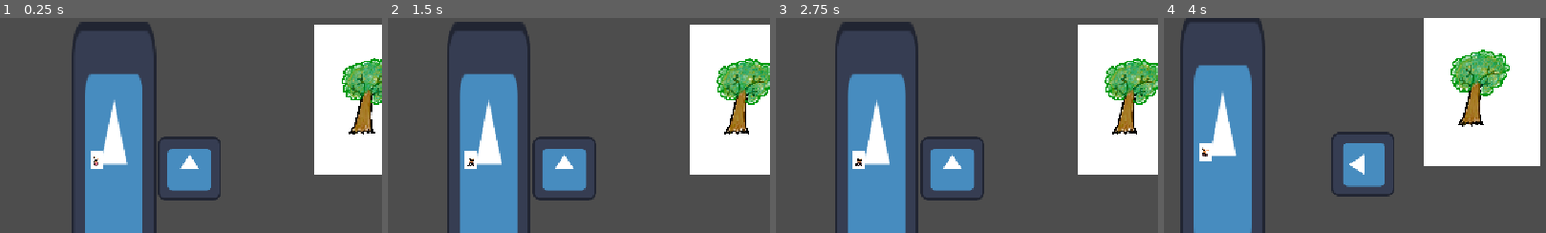
Above: before the commit, frames 1-4 (left to right).
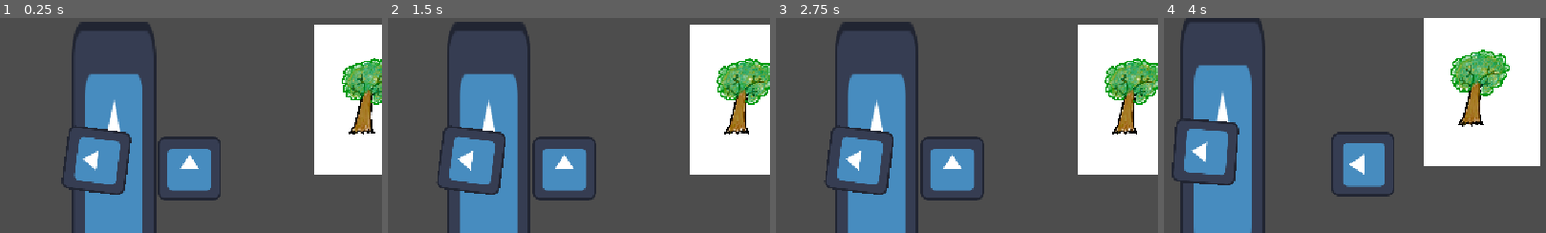
Above: after the commit, the same moments.

Repository: ygrecky/GameJam1
Game: Godot game, scene res://scenes/game_controller.tscn
The game is run twice, just before and just after one commit, with the same random seed, the same clock (stepped at 60 frames per second) and the same inputs. The engine's default icon, where the game draws it, is replaced by a stand-in: a white triangle on a blue panel in a dark square.
Inputs (mouse positions are % of the whole screen's width and height, from its top left):
- Up to frame 1 (0.25 s): no input
- Up to frame 2 (1.5 s): click "Next" at 0.5 s; click "Next" at 1.25 s
- Up to frame 3 (2.75 s): click (28, 89) at 2.02 s
- Up to frame 4 (4 s): click (37, 89) at 2.75 s; tap Enter at 3.5 s; hold Right (right) from 3.53 s (still down); hold 1 (Slot 1) from 3.53 s (still down)
The pictures show only the part of the screen within x 27-77%, y 15-65%; the shares and areas given below are measured in that part.

The runs differ from the first frame. In frame 1, 3.1% of the frame differs, in the area x 16-35%, y 49-83%; in frame 2, 3.1%; in frame 3, 3.1%; in frame 4, 3.2%, in the area x 2-20%, y 46-78%.

Commit message:
Debut de boussole

Diff:
--- /dev/null
+++ b/scenes/bousole.tscn
@@ -0,0 +1,11 @@
+[gd_scene format=3 uid="uid://bfe54hqkti65k"]
+
+[ext_resource type="Script" uid="uid://dvcd7sj7nvep0" path="res://scripts/bousole.gd" id="1_ehad8"]
+[ext_resource type="Texture2D" uid="uid://c353tuvpl12xx" path="res://icon.svg" id="2_an05w"]
+
+[node name="Bousole" type="Node2D" unique_id=538919682]
+script = ExtResource("1_ehad8")
+
+[node name="Sprite2D" type="Sprite2D" parent="." unique_id=1602614179]
+rotation = -1.5707964
+texture = ExtResource("2_an05w")
--- a/scenes/game.tscn
+++ b/scenes/game.tscn
@@ -4,9 +4,9 @@
 [ext_resource type="PackedScene" uid="uid://cspr5mvrkw23x" path="res://scenes/feu.tscn" id="3_lnu2h"]
 [ext_resource type="PackedScene" uid="uid://dbgsqtuqtac8i" path="res://scenes/inventaire.tscn" id="4_lbhrr"]
 [ext_resource type="PackedScene" uid="uid://c0tk2qqokmxjw" path="res://scenes/bloc_magnétique.tscn" id="5_iywne"]
+[ext_resource type="PackedScene" uid="uid://bfe54hqkti65k" path="res://scenes/bousole.tscn" id="7_gee14"]
 [ext_resource type="PackedScene" uid="uid://b6dposcgekuv2" path="res://scenes/ravin.tscn" id="7_u5sy4"]
 [ext_resource type="PackedScene" uid="uid://c85teiosuenrx" path="res://scenes/pnj.tscn" id="8_0tnpc"]
-[ext_resource type="Script" uid="uid://bbyw1y6o1di1w" path="res://scripts/pnj.gd" id="9_vtaks"]
 
 [node name="Game" type="Node2D" unique_id=439829170]
 
@@ -23,7 +23,7 @@
 
 [node name="ravin" parent="." unique_id=1464562848 instance=ExtResource("7_u5sy4")]
 position = Vector2(36, -2)
-player = NodePath("../Player2")
 
 [node name="pnj" parent="." unique_id=281381040 instance=ExtResource("8_0tnpc")]
-script = ExtResource("9_vtaks")
+
+[node name="Bousole" parent="pnj" unique_id=538919682 instance=ExtResource("7_gee14")]
--- /dev/null
+++ b/scripts/bousole.gd
@@ -0,0 +1,12 @@
+extends Node2D
+
+
+# Called when the node enters the scene tree for the first time.
+func _ready() -> void:
+	pass # Replace with function body.
+
+
+# Called every frame. 'delta' is the elapsed time since the previous frame.
+func _process(delta: float) -> void:
+	look_at(Global.player.position)
+	pass
Not shown, added: scripts/bousole.gd.uid
